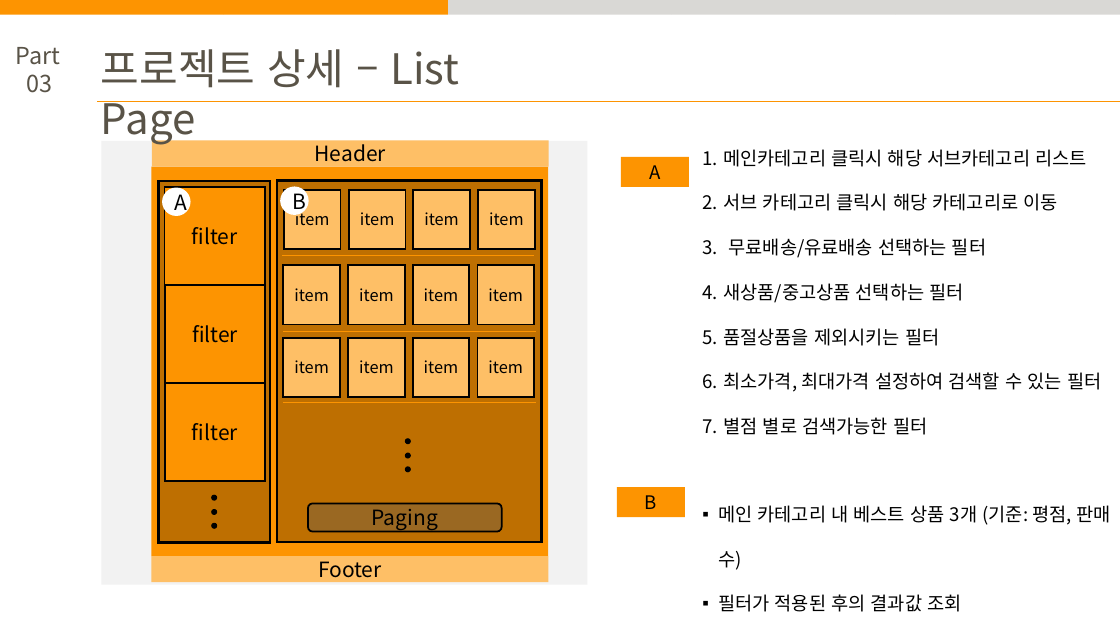
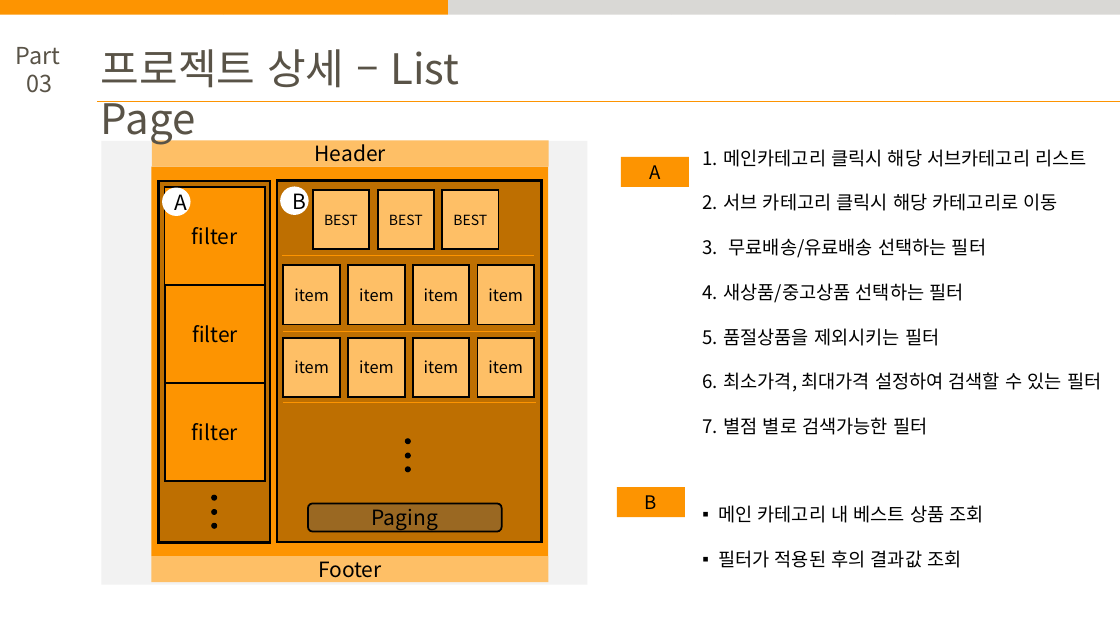
Before and after one commit to shoon2430/ReactProject, a slide deck: slide 10 of doc/MonPang 발표자료.pptx (slide 8 before the commit). Drawn at 1120x630 pixels with LibreOffice and Linux fonts; fonts in the diff are those of the drawing. Boxes give left, top, right and bottom in pixels: in the first picture for what was removed or moved away, otherwise in the second. Text is boxed around its words. In the diff, an @@ line names an element or a change of style, - is before the commit and + after.

```diff
--- a/doc/MonPang 발표자료.pptx
+++ b/doc/MonPang 발표자료.pptx
@@ 3 rectangles: place and size @@
-3 rectangles at <box>284,190,470,250</box>
+3 rectangles at <box>313,190,498,250</box>
@@ rectangle removed at <box>478,190,534,250</box> @@
-item
@@ text in rectangle at <box>324,214,358,225</box>: text changed; size 14 to 12 pt @@
-item
+BEST
@@ text in rectangle at <box>389,214,423,225</box>: text changed; size 14 to 12 pt @@
-item
+BEST
@@ text in rectangle at <box>453,214,487,225</box>: text changed; size 14 to 12 pt @@
-item
+BEST
@@ text at <box>718,505,984,523</box>: text changed @@
-▪ 메인 카테고리 내 베스트 상품 3개 (기준: 평점, 판매수)
+▪ 메인 카테고리 내 베스트 상품 조회
```
Also in this commit, not shown: 3 other slides changed, 2 slides added.
